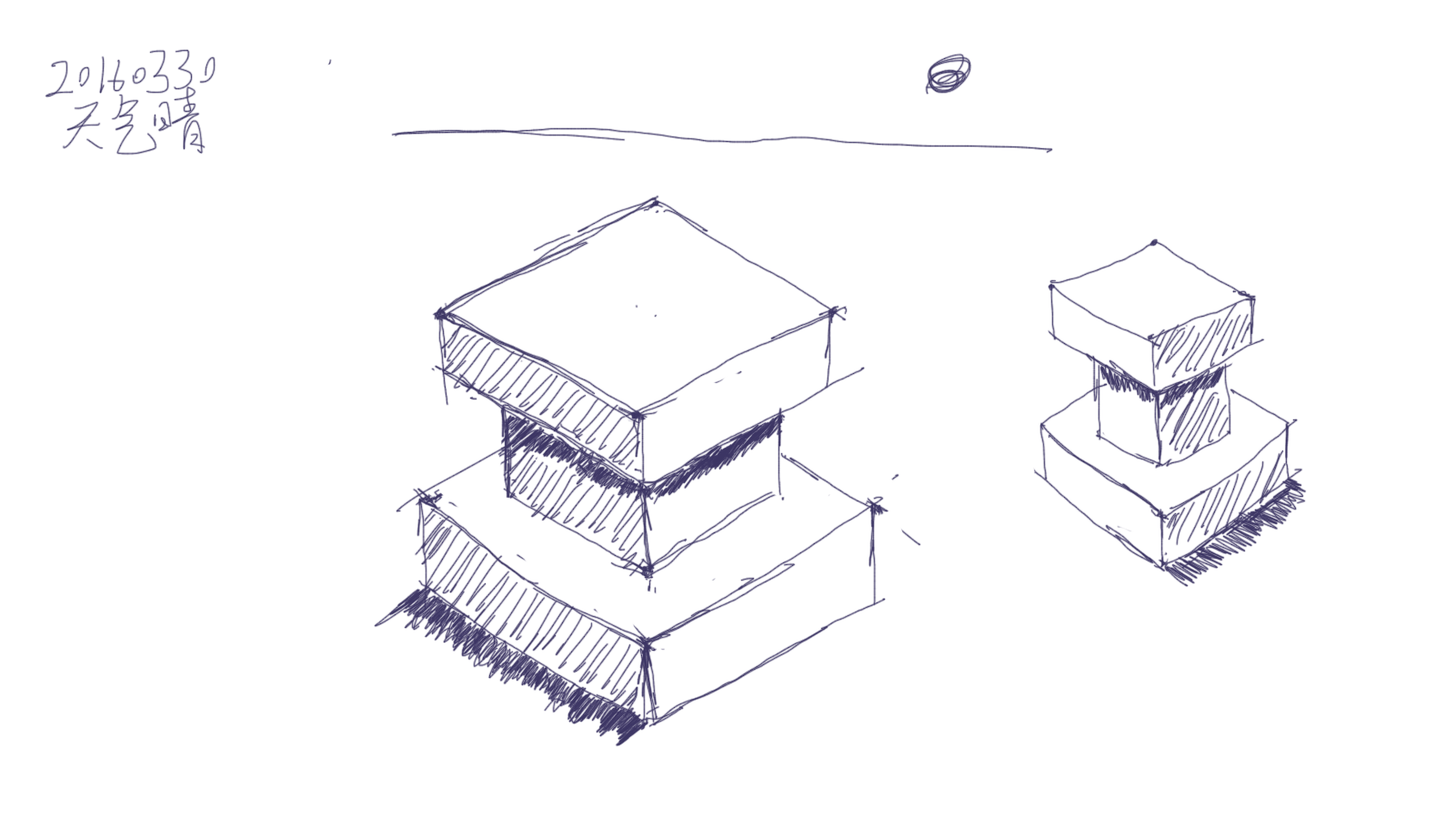
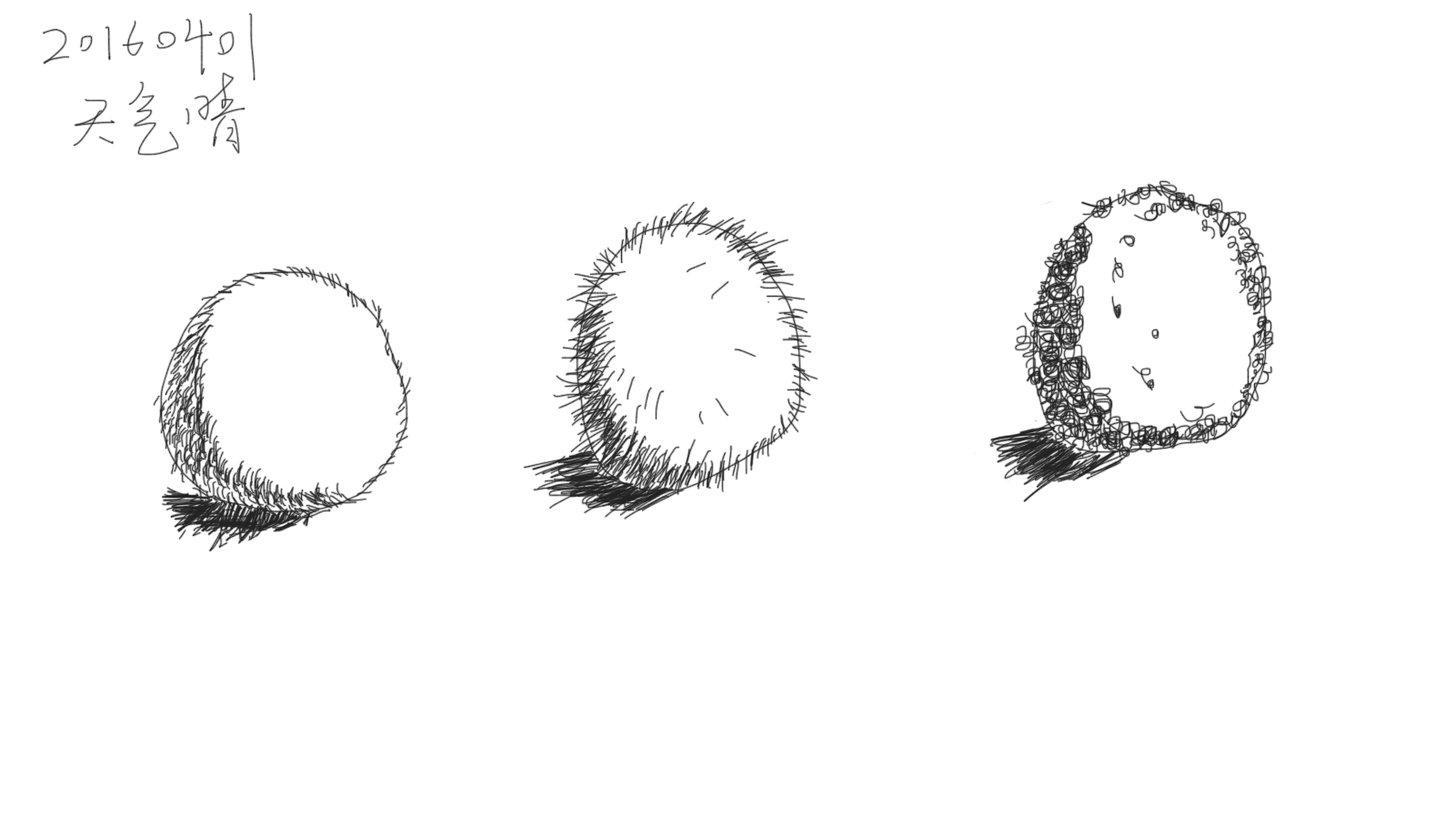
Layers edited between the first and the second 1455x819 image:
added layer "图层 11" above "图层 10" over (41, 11, 1276, 553)
hid "图层 10" over (44, 48, 1308, 747)
